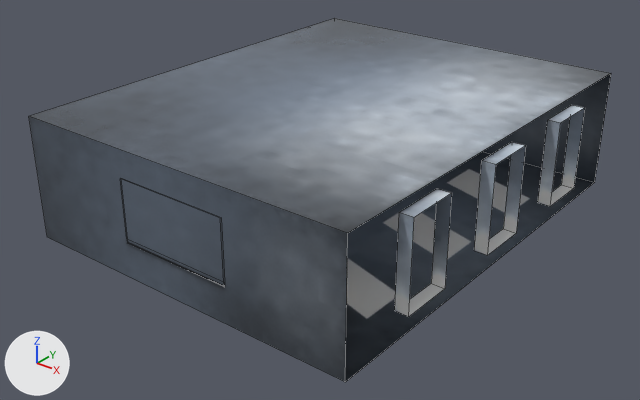
A saved change to the FBX model Assets/Art/classroom_01.fbx.
Both versions are drawn from a camera (50 mm lens) standing at (11.03, -14.45, 9.0) and looking at (-0.01, -0.65, 0.44). The axes (+X, +Y, +Z) are drawn at lower left. The lights are the same throughout. Mesh edges are drawn as thin lines. Where no turn or scale is listed for an object, it has been applied to the vertices.

The older version as bpy lines, for what is in view:
```python
me_classroom_01_ncl1_1 = bpy.data.meshes.new('classroom_01_ncl1_1')
me_classroom_01_ncl1_1.from_pydata(...)  # 103 vertices, 66 faces, 7 loose edges; spans x -4.15..4.29, y -5.0..5.0, z 0.0..2.75
me_classroom_01_ncl1_1.materials.append(mat_classroom_walls_sh_01)  # picture img_classroom_01_c_png
ob_classroom_01 = bpy.data.objects.new('classroom_01', me_classroom_01_ncl1_1)
ob_classroom_01.location = (0.0, 0.0, 0.0)
```
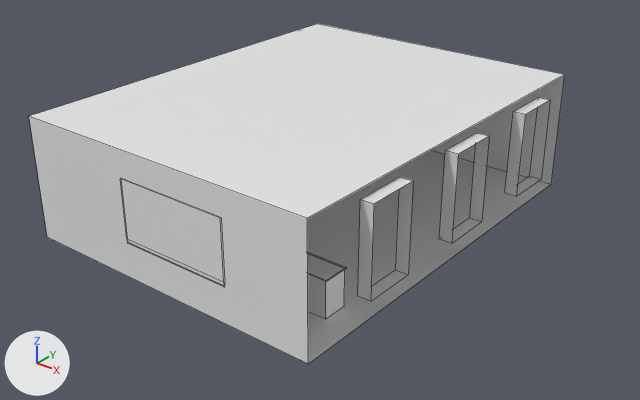
Commit message: room update

Where the change shows, as pixel boxes [x1, y1, x2, y2] in the pictures (640 x 400 px; the box of a moved part takes in the faces that stretch with it):
'classroom_01', recoloured, reshaped (8% narrower, 7% shorter)
    before: [29, 18, 611, 382]
    after: [29, 24, 565, 364]
part 1 of me_classroom_01_ncl1_1, moved or reshaped
    before: [30, 18, 611, 382]
    after: [30, 24, 565, 364]
part 2 of me_classroom_01_ncl1_1, moved or reshaped
    before: [29, 105, 584, 382]
    after: [29, 97, 550, 364]

The edits, one by one:
me_classroom_01_ncl1_1 has 103 vertices, 66 faces, 7 loose edges and spans x -4.15..4.29, y -5.0..5.0, z 0.0..2.75.
me_classroom_01_ncl1_1 is used by ob_classroom_01; location (0.0, 0.0, 0.0).
me_classroom_01_ncl1_1 no longer uses material mat_classroom_walls_sh_01 (picture img_classroom_01_c_png).
me_classroom_01_ncl1_1 part 1: all 2 vertices in x 4.0, y 5.0, z 0.0..2.75 are moved by (-0.78, -0.76, 0.0).
me_classroom_01_ncl1_1 part 2: all 26 vertices in x 4.0..4.29, y -5.0..2.94, z 0.0..2.75 are moved by (-0.78, 0.0, 0.0).
